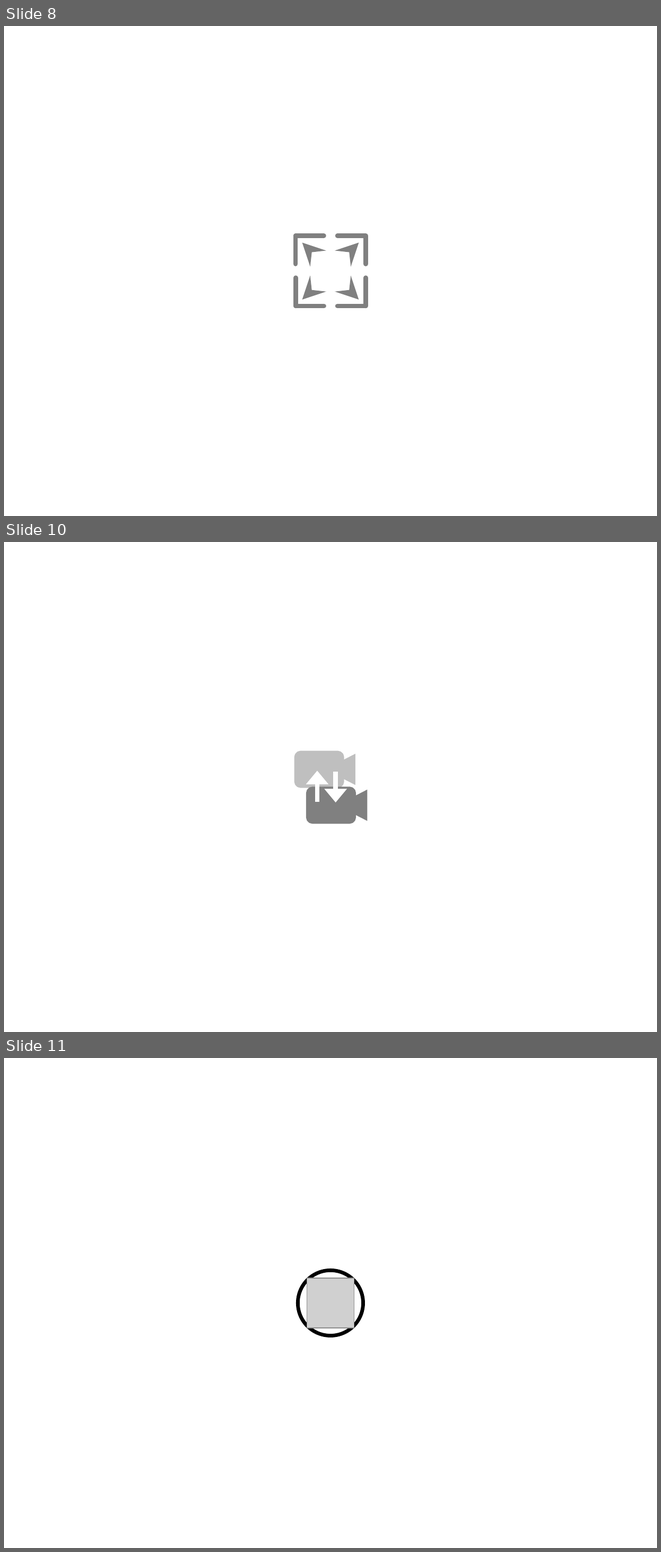
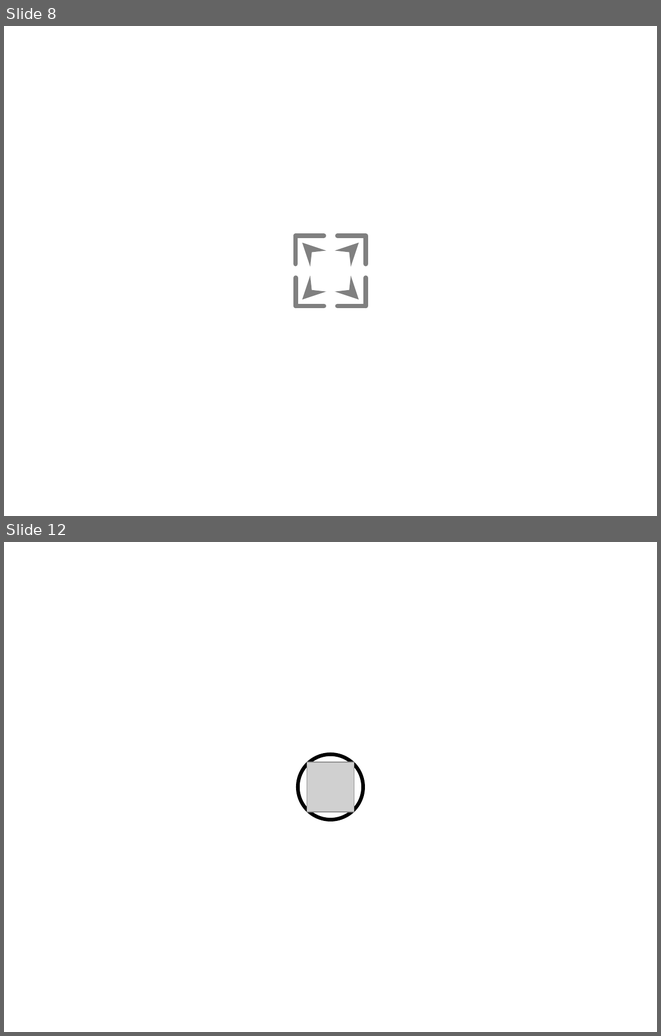
Before and after one commit to YinshengGuo/WinduVision, a slide deck: icons/icons.pptx. Shown one above the other, each under a label of ours: slides 8, 10 and 11 before the commit, slides 8 and 12 after it; the slides between them are not shown. The pictures are 661x1552 and 661x1036 pixels, drawn with LibreOffice and Linux fonts; fonts in the diff are those of the drawing; grey boxes stand for pictures. Boxes give left, top, right and bottom in pixels: in the first picture for what was removed or moved away, otherwise in the second. Text is boxed around its words. In the diff, an @@ line names an element or a change of style, - is before the commit and + after.

```diff
--- a/icons/icons.pptx
+++ b/icons/icons.pptx
@@ slide 10 removed at bbox=[4, 542, 657, 1032], background #FFFFFF @@
@@ rounded rectangle removed at bbox=[296, 752, 342, 786] @@
@@ trapezoid removed at bbox=[344, 757, 354, 782] @@
@@ arrow removed from (317, 801) to (317, 770) @@
@@ arrow removed from (336, 771) to (336, 803) @@
@@ rounded rectangle removed at bbox=[308, 788, 354, 821] @@
@@ trapezoid removed at bbox=[356, 792, 365, 818] @@
@@ what was slide 11 is now slide 12 @@
```
Also in this commit, not shown: 2 slides changed, 4 slides added, 2 other slides removed, 24 other files.
